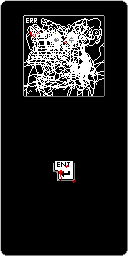
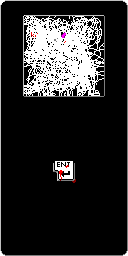
Layer changes from the first (128, 256) image to the second:
added group "game_end_win" with 8 layers above "game_end_lose" over (24, 16, 104, 96)
added layer "game_end_win_2_nightmare_2" in group "game_end_win" over (24, 16, 104, 96)
added layer "game_end_win_2_nightmare_1" in group "game_end_win" over (24, 16, 104, 96)
added layer "game_end_win_2_nightmare_0" in group "game_end_win" over (28, 23, 100, 96)
added layer "game_end_win_2_hard" in group "game_end_win" over (24, 18, 104, 96)
added layer "game_end_win_2_medium" in group "game_end_win" over (24, 16, 104, 96)
added layer "game_end_win_2_easy" in group "game_end_win" over (24, 18, 104, 96)
added layer "game_end_win_1" in group "game_end_win" over (24, 16, 100, 96)
added layer "game_end_win_0" in group "game_end_win" over (24, 16, 98, 96)
